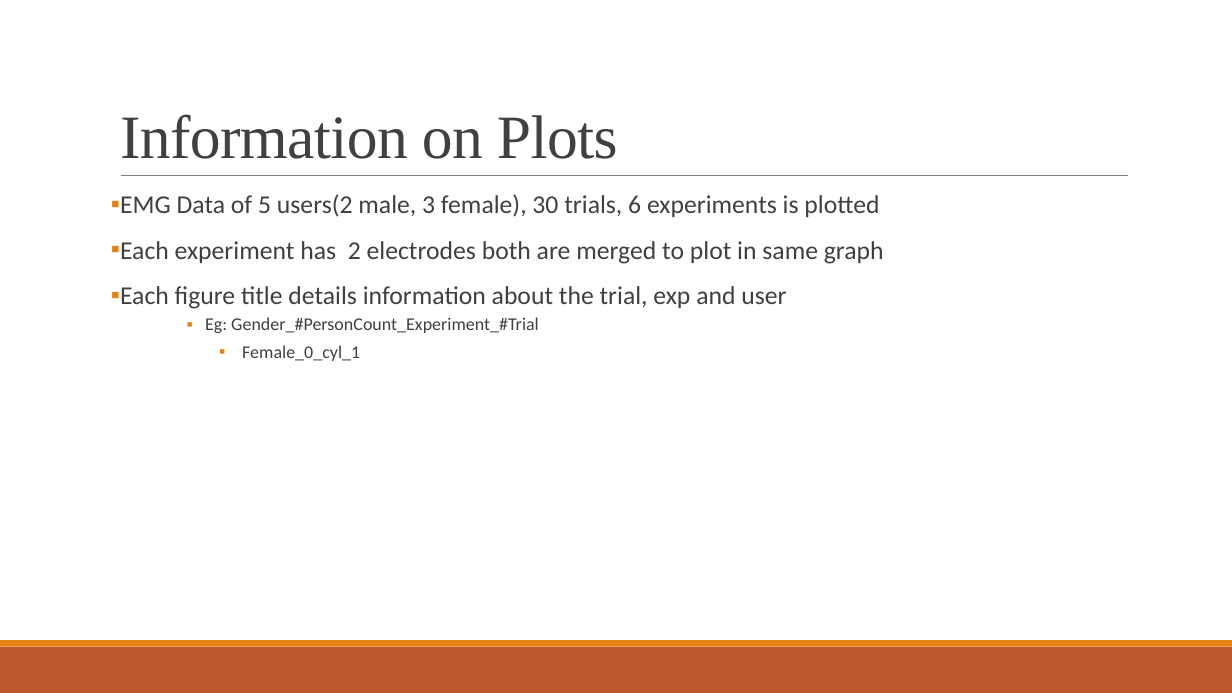
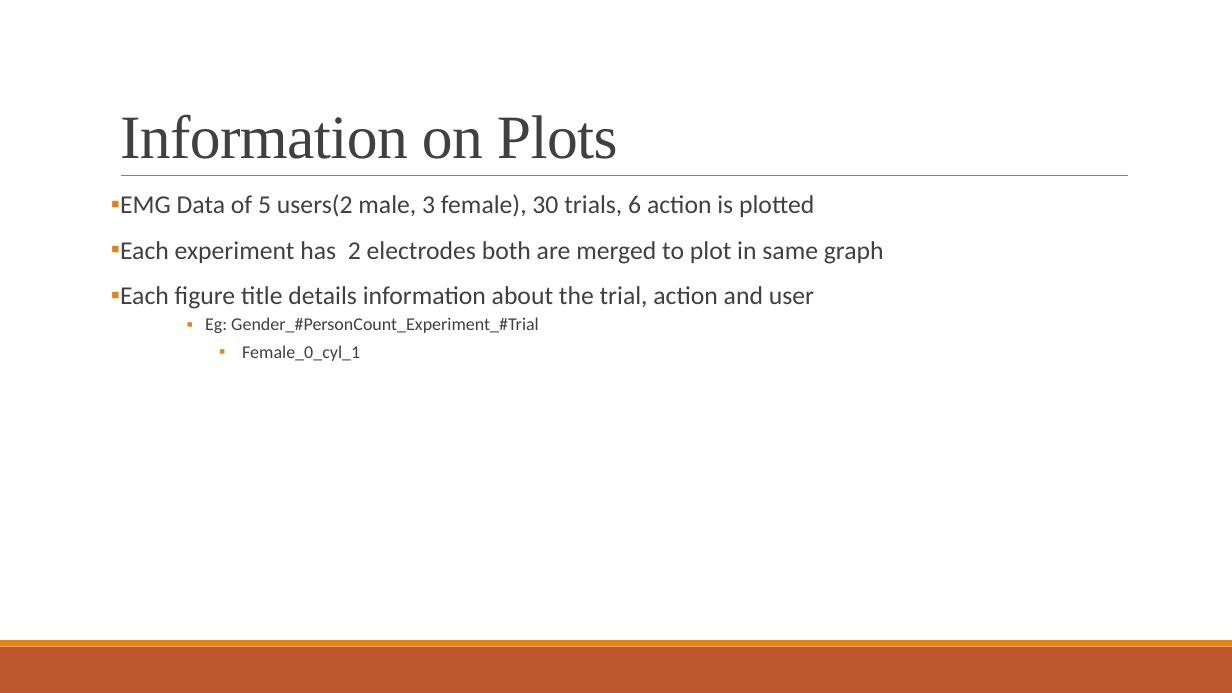
Before and after one commit to sharmilamani/MusicKeyboard, a slide deck: slide 2 of MusicKeyboard/Phase2/Plot_CMU_EMG_Data1_2019_06_09.pptx. Drawn at 1232x693 pixels with LibreOffice and Linux fonts; fonts in the diff are those of the drawing. Boxes give left, top, right and bottom in pixels: in the first picture for what was removed or moved away, otherwise in the second. Text is boxed around its words. In the diff, an @@ line names an element or a change of style, - is before the commit and + after.

Commit message:
Action correction

```diff
--- a/MusicKeyboard/Phase2/Plot_CMU_EMG_Data1_2019_06_09.pptx
+++ b/MusicKeyboard/Phase2/Plot_CMU_EMG_Data1_2019_06_09.pptx
@@ text at (x1=120, y1=194, x2=814, y2=217): text changed @@
-▪ EMG Data of 5 users(2 male, 3 female), 30 trials, 6 experiments is plotted
+▪ EMG Data of 5 users(2 male, 3 female), 30 trials, 6 action is plotted
@@ text at (x1=120, y1=286, x2=814, y2=309): text changed @@
-▪ Each figure title details information about the trial, exp and user
+▪ Each figure title details information about the trial, action and user
```
